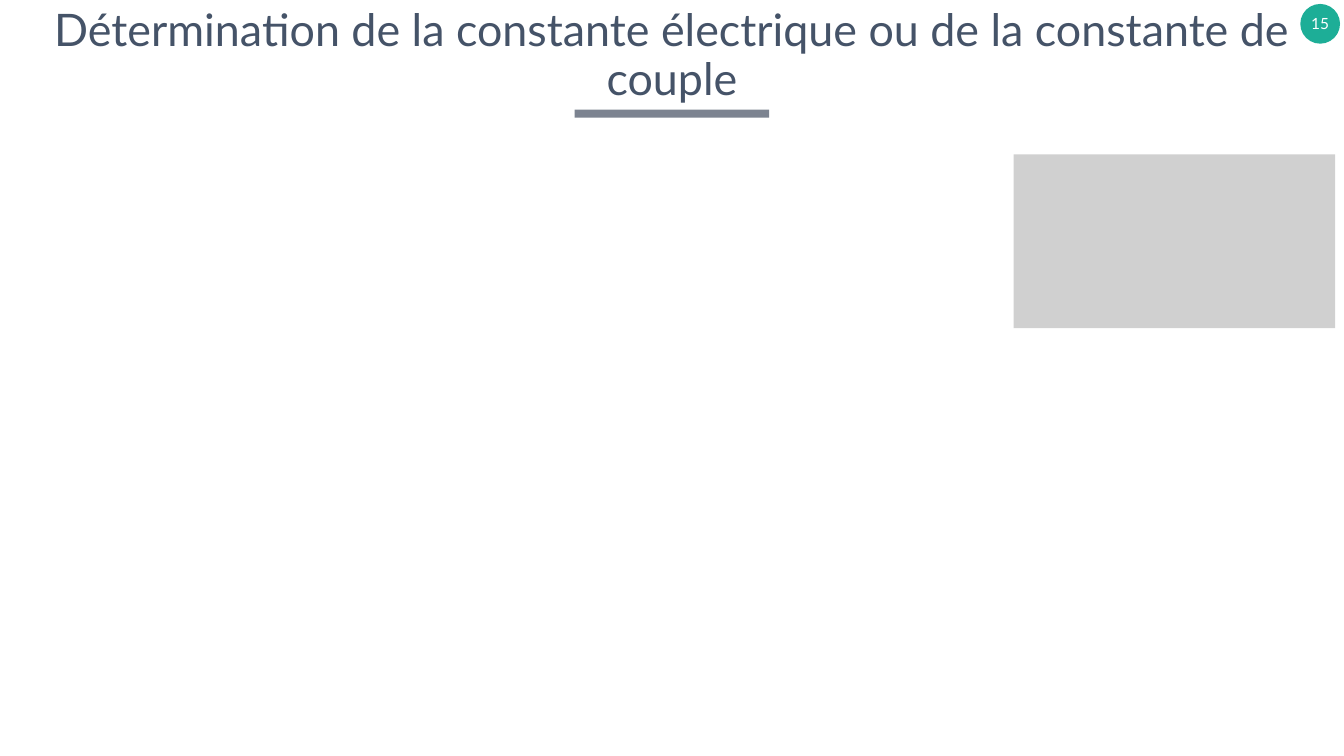
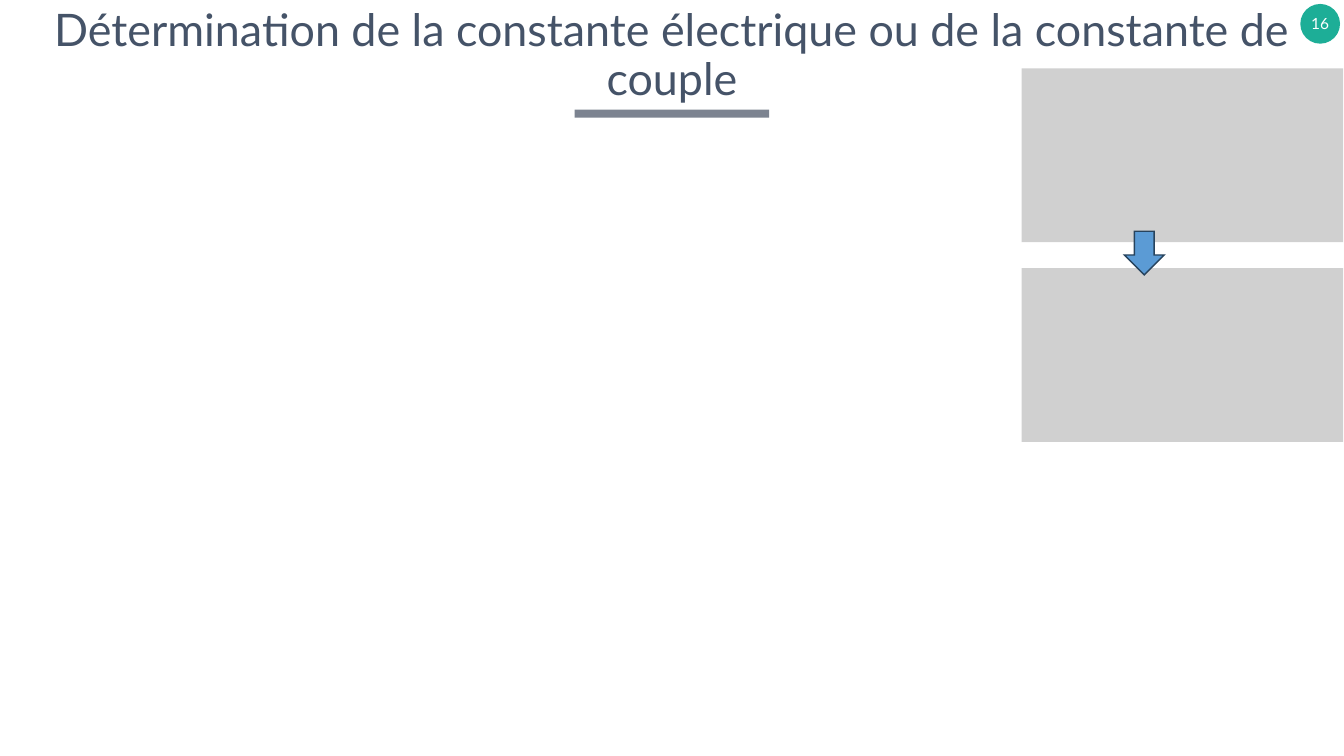
Before and after one commit to xpessoles/TP_Concours, a slide deck: slide 16 of B_Fiches_Protocoles/ProtocolesExpérimentaux.pptx (slide 15 before the commit). Drawn at 1344x756 pixels with LibreOffice and Linux fonts; fonts in the diff are those of the drawing; grey boxes stand for pictures. Boxes give left, top, right and bottom in pixels: in the first picture for what was removed or moved away, otherwise in the second. Text is boxed around its words. In the diff, an @@ line names an element or a change of style, - is before the commit and + after.

```diff
--- a/B_Fiches_Protocoles/ProtocolesExpérimentaux.pptx
+++ b/B_Fiches_Protocoles/ProtocolesExpérimentaux.pptx
@@ page number at (1311,18,1329,29): text changed @@
-15
+16
@@ picture: place and size @@
-picture at (1014,154,1336,328)
+picture at (1022,69,1344,242)
@@ down arrow added at (1125,231,1165,274), fill #5B9BD5, outline #28445D 1 pt @@
@@ picture added at (1022,268,1344,442) @@
```
Also in this commit, not shown: 2 other slides changed, 1 slide added.
